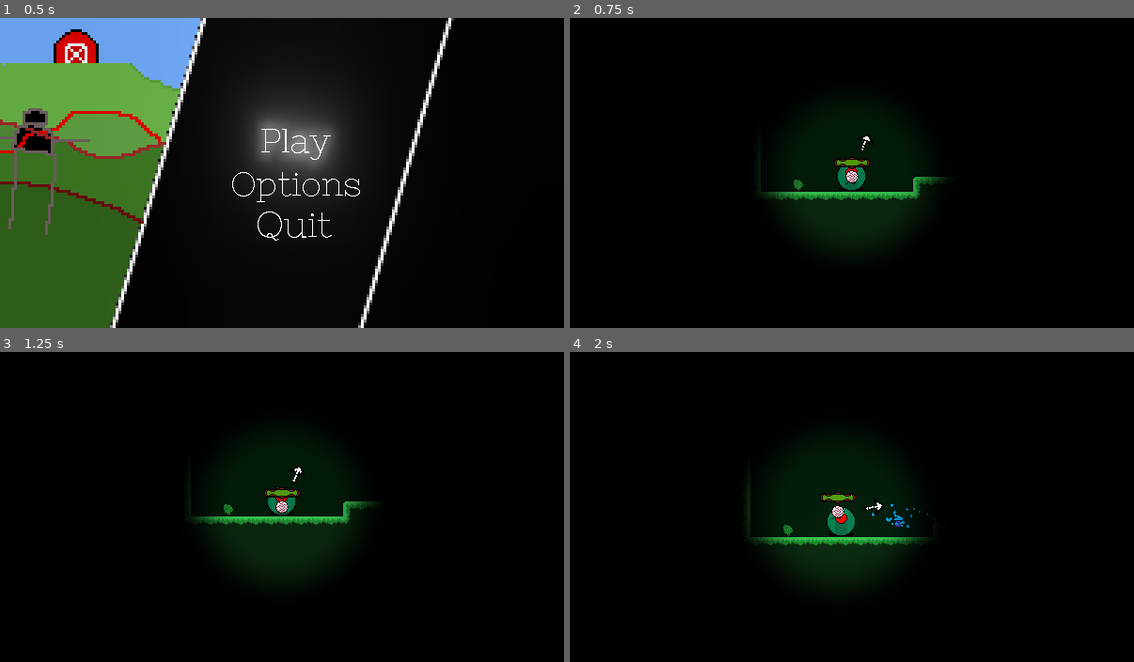
Above: before the commit, frames 1-4 (two rows, left to right).
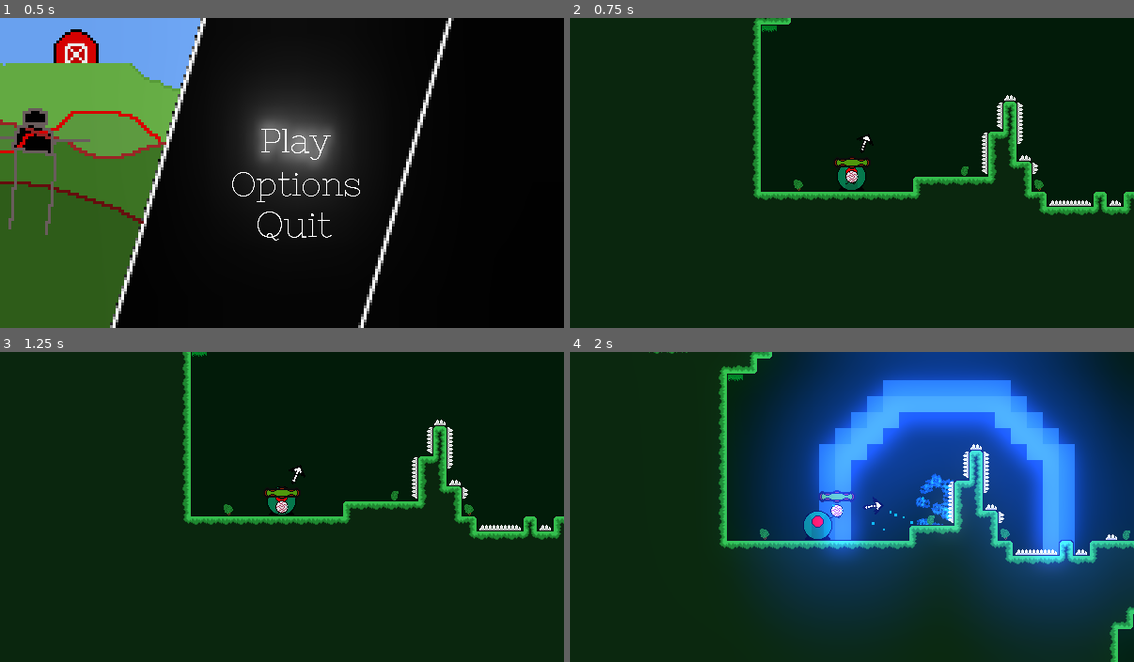
Above: after the commit, the same moments.

Repository: epimetheusgames/EyeSore
Game: Godot game, scene res://MainMenu.tscn
Two runs of this game, one before a commit and one after it. Both use one fixed random seed, a clock stepped at 60 frames per second and the inputs below.
Inputs (mouse positions are in pixels of both pictures, inside the frame that each line leads up to):
- Up to frame 1 (0.5 s): no input
- Up to frame 2 (0.75 s): click (863, 142) at 0.5 s
- Up to frame 3 (1.25 s): no input
- Up to frame 4 (2 s): tap Enter (ui_accept) at 1.25 s; move the mouse to (976, 491) at 1.27 s; hold D (movement_right) from 1.28 s (still down); click (976, 491) at 1.35 s; tap Space (movement_jump) at 1.52, 1.82 s; right-click (976, 491) at 1.55 s

Frame 1 is identical in both runs. In frame 2, 86% of the frame differs, in the area x 0-100%, y 0-100%; in frame 3, 86%; in frame 4, 100%.

Commit message:
added particles to shockwave, it looks waaaaay better now, also tried making the shockwave bullet glow with a shader, but had mixed results, also almost all sfx are now implemented, btw i hid the vignette on level3 for testing, we can reenable it if you want

Diff:
--- a/OGPC_Project_Native_Directory/Levels/Level3.tscn
+++ b/OGPC_Project_Native_Directory/Levels/Level3.tscn
@@ -28,6 +28,9 @@
 
 [node name="Player_Body" parent="Save_Functionality" instance=ExtResource( 3 )]
 
+[node name="Sprite" parent="Save_Functionality/Player_Body/Death_Anim_Transition" index="0"]
+visible = false
+
 [node name="Checkpoint" parent="Save_Functionality" instance=ExtResource( 6 )]
 position = Vector2( -1, 0 )
 
--- a/OGPC_Project_Native_Directory/MainMenu.tscn
+++ b/OGPC_Project_Native_Directory/MainMenu.tscn
@@ -6,6 +6,16 @@
 [ext_resource path="res://Death_SFX_Player.tscn" type="PackedScene" id=4]
 [ext_resource path="res://Grass_Area_Music_Player.tscn" type="PackedScene" id=5]
 [ext_resource path="res://Shooting_SFX_Player.tscn" type="PackedScene" id=6]
+[ext_resource path="res://SFX/Land.wav" type="AudioStream" id=7]
+[ext_resource path="res://SFX/Single_Step.wav" type="AudioStream" id=8]
+[ext_resource path="res://SFX/Jump.wav" type="AudioStream" id=9]
+[ext_resource path="res://SFX/Shoot_Normal.wav" type="AudioStream" id=10]
+[ext_resource path="res://SFX/Shoot_Shockwave.wav" type="AudioStream" id=11]
+[ext_resource path="res://SFX/Next_Level.wav" type="AudioStream" id=12]
+[ext_resource path="res://SFX/Hurt.wav" type="AudioStream" id=13]
+[ext_resource path="res://SFX/Shockwave_Knockback.wav" type="AudioStream" id=14]
+[ext_resource path="res://SFX/Shockwave_Explode.wav" type="AudioStream" id=15]
+[ext_resource path="res://SFX/Tile_Changed.wav" type="AudioStream" id=16]
 
 [sub_resource type="Shader" id=1]
 
@@ -34,10 +44,53 @@
 autoplay = false
 bus = "Music"
 
-[node name="OWIE_Player" parent="." instance=ExtResource( 4 )]
+[node name="Player_Hurt_Player" parent="." instance=ExtResource( 4 )]
+stream = ExtResource( 13 )
+volume_db = 6.0
 bus = "SFX"
 
 [node name="Shooting_SFX_Player" parent="." instance=ExtResource( 6 )]
+stream = ExtResource( 10 )
+volume_db = 8.0
+bus = "SFX"
+
+[node name="Shockwave_Shooting_SFX_Player" parent="." instance=ExtResource( 6 )]
+stream = ExtResource( 11 )
+volume_db = 6.0
+bus = "SFX"
+
+[node name="Jump_SFX_Player" parent="." instance=ExtResource( 6 )]
+stream = ExtResource( 9 )
+bus = "SFX"
+
+[node name="Land_SFX_Player" parent="." instance=ExtResource( 6 )]
+stream = ExtResource( 7 )
+volume_db = 14.0
+bus = "SFX"
+
+[node name="Step_Player" parent="." instance=ExtResource( 6 )]
+stream = ExtResource( 8 )
+volume_db = 4.0
+bus = "SFX"
+
+[node name="Shockwave_Explosion_SFX_Player" parent="." instance=ExtResource( 6 )]
+stream = ExtResource( 15 )
+volume_db = -4.0
+bus = "SFX"
+
+[node name="Shockwave_Boost_SFX_Player" parent="." instance=ExtResource( 6 )]
+stream = ExtResource( 14 )
+volume_db = 5.0
+bus = "SFX"
+
+[node name="Tile_Converted_SFX_Player" parent="." instance=ExtResource( 6 )]
+stream = ExtResource( 16 )
+volume_db = -8.0
+bus = "SFX"
+
+[node name="Next_Level_SFX_Player" parent="." instance=ExtResource( 6 )]
+stream = ExtResource( 12 )
+volume_db = -8.0
 bus = "SFX"
 
 [node name="Node2D" type="Node2D" parent="."]
--- a/OGPC_Project_Native_Directory/Player.gd
+++ b/OGPC_Project_Native_Directory/Player.gd
@@ -10,6 +10,8 @@
 var death_particles
 
 var camera_pos
+
+var land_sfx_cooldown = false
 
 var knockback_direction = 0
 export var shockwave_knockback_strength = Vector2(480, 475)
@@ -95,6 +97,9 @@
 
 	if $Death_Animation_Timer.time_left >= 0:
 		if Input.is_action_just_pressed("movement_jump") and ground_buffer > 0:
+			# play jump SFX
+			get_node("/root/MainMenuRootNode/Jump_SFX_Player").play()
+			# apply upwards velocity to jump
 			velocity.y -= jump_force
 		elif Input.is_action_just_released("movement_jump") and velocity.y < low_jump_deceleration_speed / 5:
 			velocity.y /= low_jump_deceleration_speed
@@ -132,7 +137,7 @@
 		player_health -= 3
 
 	if Input.is_action_just_pressed("self_destruct"):
-		get_node("/root/MainMenuRootNode/OWIE_Player").play()
+		get_node("/root/MainMenuRootNode/Player_Hurt_Player").play()
 
 		position = respawn_position
 
@@ -162,8 +167,14 @@
 		ground_reset_countdown = max_ground_reset_time
 		last_grounded_pos = self.position
 	elif is_on_floor():
+		# this piece of somewhat random code is meant to be run once every time the player touches the ground, and it plays the SFX for landing on the ground
+		if land_sfx_cooldown == false:
+			get_node("/root/MainMenuRootNode/Land_SFX_Player").play()
+			land_sfx_cooldown = true
 		# Count down ground reset countdown
 		ground_reset_countdown -= 1
+	elif not is_on_floor():
+		land_sfx_cooldown = false
 
 	# Just so it doesn't reset right if they touch the ground somewhere dangerous
 	# if the countdown has been at a low number because it didn't reset after they
@@ -214,6 +225,7 @@
 	else:
 		velocity.x = move_toward(velocity.x, x_input * max_speed, turnaround_speed)
 
+
 #move the player's x velocity towards 0 by the friction_strength variable every time it is called
 func Apply_Friction():
 	velocity.x = move_toward(velocity.x, 0, friction_strength)
@@ -233,7 +245,7 @@
 	elif bullet_type == 1:
 		var player_shockwave_bullet = shockwave_bullet_file_path.instance()
 
-		get_node("/root/MainMenuRootNode/Shooting_SFX_Player").play()
+		get_node("/root/MainMenuRootNode/Shockwave_Shooting_SFX_Player").play()
 
 		get_parent().add_child(player_shockwave_bullet)
 
@@ -259,7 +271,7 @@
 		# start the timer for respawn to allow the death animation to play
 		$Death_Animation_Timer.start(1)
 		# play the death sfx and hide the player to replace it with the death particles
-		get_node("/root/MainMenuRootNode/OWIE_Player").play()
+		get_node("/root/MainMenuRootNode/Player_Hurt_Player").play()
 		self.hide()
 		# spawn the player's death particles (just four quadrants of the player that split away from each other when spawned)
 		var death_particles = death_particles_file_path.instance()
--- a/OGPC_Project_Native_Directory/Player.tscn
+++ b/OGPC_Project_Native_Directory/Player.tscn
@@ -6,6 +6,7 @@
 [ext_resource path="res://Player_Death_Anim_Transition_Sprite.png" type="Texture" id=4]
 [ext_resource path="res://OGPC_Game_Project_Gun_Position_Indicator.png" type="Texture" id=5]
 [ext_resource path="res://Pixilart Sprite Sheet.png" type="Texture" id=6]
+[ext_resource path="res://Player_Walking_Particles_Left.tres" type="Material" id=7]
 [ext_resource path="res://OGPC_Project_Player_Health_Bar_Improved_Empty.png" type="Texture" id=8]
 [ext_resource path="res://OGPC_Project_Player_Health_Bar_Improved_Full.png" type="Texture" id=9]
 [ext_resource path="res://OGPC_2022_Player_2_Jumping_Spritesheet.png" type="Texture" id=11]
@@ -327,5 +328,10 @@
 anims/Death_Vignette = SubResource( 106 )
 anims/RESET = SubResource( 107 )
 
+[node name="Walking_Particles_Left" type="Particles2D" parent="."]
+emitting = false
+lifetime = 1.5
+process_material = ExtResource( 7 )
+
 [connection signal="body_entered" from="Area2D" to="." method="_on_Area2D_body_entered"]
 [connection signal="timeout" from="Death_Animation_Timer" to="." method="_on_Death_Animation_Timer_timeout"]
--- a/OGPC_Project_Native_Directory/Player_Bullet_Shockwave.gd
+++ b/OGPC_Project_Native_Directory/Player_Bullet_Shockwave.gd
@@ -1,8 +1,9 @@
 extends Area2D
 
-var grow = 0.01
-var grow_amount = 2
-var speedup_timer = 11
+var grow = 0.001
+var grow_amount = 1
+var speedup_timer = 18
+var player_use_timer = 20
 var despawn_timer = 30
 
 var used = false
@@ -13,8 +14,11 @@
 var player_shockwave_bullet_node_self = self
 
 
+func _ready():
+	$Explosion_Particles.emitting = true
+
 func _physics_process(delta):
-	if body_collided_with == "Player_Body" or speedup_timer <= 0:
+	if body_collided_with == "Player_Body" or player_use_timer <= 0:
 		used = true
 	else:
 		used = false
@@ -23,6 +27,7 @@
 		self.scale = Vector2(grow, grow)
 		grow += grow_amount
 		speedup_timer -= 1
+		player_use_timer -= 1
 	elif used == true:
 		player_hit = true
 		grow_amount = 6.5
@@ -41,4 +46,6 @@
 	if used == false:
 		body_collided_with = body.name
 		if body_collided_with == "Player_Body":
+			# play shockwave boost SFX
+			get_node("/root/MainMenuRootNode/Shockwave_Boost_SFX_Player").play()
 			get_parent().get_node("Player_Body").Shockwave_Hit_Player(player_shockwave_bullet_node_self)
--- a/OGPC_Project_Native_Directory/Player_Bullet_Shockwave.tscn
+++ b/OGPC_Project_Native_Directory/Player_Bullet_Shockwave.tscn
@@ -1,7 +1,9 @@
-[gd_scene load_steps=5 format=2]
+[gd_scene load_steps=8 format=2]
 
 [ext_resource path="res://OGPC_Project_Shockwave.png" type="Texture" id=1]
 [ext_resource path="res://Player_Bullet_Shockwave.gd" type="Script" id=2]
+[ext_resource path="res://Shockwave_Explosion_Particles.tres" type="Material" id=3]
+[ext_resource path="res://OGPC_Shockwave_Explosion_Particle.png" type="Texture" id=4]
 
 [sub_resource type="CircleShape2D" id=1]
 radius = 8.0
@@ -15,6 +17,9 @@
 glow_bicubic_upscale = true
 glow_high_quality = true
 adjustment_enabled = true
+
+[sub_resource type="CanvasItemMaterial" id=3]
+blend_mode = 1
 
 [node name="Player_Bullet_Shockwave" type="Area2D"]
 light_mask = 3
@@ -31,4 +36,15 @@
 [node name="WorldEnvironment" type="WorldEnvironment" parent="."]
 environment = SubResource( 2 )
 
+[node name="Explosion_Particles" type="Particles2D" parent="."]
+material = SubResource( 3 )
+emitting = false
+amount = 80
+lifetime = 0.8
+one_shot = true
+speed_scale = 2.0
+explosiveness = 0.94
+process_material = ExtResource( 3 )
+texture = ExtResource( 4 )
+
 [connection signal="body_entered" from="." to="." method="_on_Player_Bullet_Shockwave_body_entered"]
--- a/OGPC_Project_Native_Directory/Player_Shockwave_Bullet.gd
+++ b/OGPC_Project_Native_Directory/Player_Shockwave_Bullet.gd
@@ -19,6 +19,9 @@
 	var bullet_collision_info = move_and_collide(velocity)
 
 	if bullet_collision_info != null:
+		# play the SFX for the shockwave explosion
+		get_node("/root/MainMenuRootNode/Shockwave_Explosion_SFX_Player").play()
+		# spawn the shockwave
 		Spawn_Shockwave()
 		self_position = Vector2(self.position.x, self.position.y)
 		self.queue_free()
--- a/OGPC_Project_Native_Directory/Player_Shockwave_Bullet.tscn
+++ b/OGPC_Project_Native_Directory/Player_Shockwave_Bullet.tscn
@@ -1,10 +1,37 @@
-[gd_scene load_steps=4 format=2]
+[gd_scene load_steps=7 format=2]
 
 [ext_resource path="res://OGPC_Project_Player_Bullet_Shockwave.png" type="Texture" id=1]
 [ext_resource path="res://Player_Shockwave_Bullet.gd" type="Script" id=2]
 
 [sub_resource type="CircleShape2D" id=1]
 radius = 4.0
+
+[sub_resource type="Shader" id=2]
+code = "shader_type canvas_item;
+uniform sampler2D emission_texture;
+uniform vec4 glow_color : hint_color = vec4(1.0);
+
+void fragment() {
+	vec4 current_color = texture(TEXTURE, UV);
+	vec4 emission_color = texture(emission_texture, UV);
+
+	if(emission_color.r > 0f) {
+		COLOR = (emission_color + glow_color)
+	}
+	else {
+		COLOR = current_color;
+	}
+}"
+
+[sub_resource type="ShaderMaterial" id=3]
+shader = SubResource( 2 )
+shader_param/glow_color = Color( 0.0431373, 0.0627451, 0.203922, 1 )
+shader_param/emission_texture = ExtResource( 1 )
+
+[sub_resource type="Environment" id=4]
+background_mode = 4
+glow_enabled = true
+glow_strength = 0.59
 
 [node name="Player_Shockwave_Bullet" type="KinematicBody2D"]
 show_behind_parent = true
@@ -15,4 +42,10 @@
 shape = SubResource( 1 )
 
 [node name="Sprite" type="Sprite" parent="."]
+material = SubResource( 3 )
+position = Vector2( 2.98023e-08, 0 )
+scale = Vector2( 2, 2 )
 texture = ExtResource( 1 )
+
+[node name="WorldEnvironment" type="WorldEnvironment" parent="."]
+environment = SubResource( 4 )
--- /dev/null
+++ b/OGPC_Project_Native_Directory/Player_Walking_Particles_Left.tres
@@ -0,0 +1,19 @@
+[gd_resource type="ParticlesMaterial" load_steps=3 format=2]
+
+[sub_resource type="Gradient" id=1]
+colors = PoolColorArray( 1, 1, 1, 1, 1, 1, 1, 0 )
+
+[sub_resource type="GradientTexture" id=2]
+gradient = SubResource( 1 )
+
+[resource]
+flag_disable_z = true
+direction = Vector3( 10, -2, 0 )
+spread = 13.24
+gravity = Vector3( 0, 0, 0 )
+initial_velocity = 5.0
+orbit_velocity = 0.0
+orbit_velocity_random = 0.0
+color_ramp = SubResource( 2 )
+hue_variation = 0.01
+hue_variation_random = 1.0
--- /dev/null
+++ b/OGPC_Project_Native_Directory/Shockwave_Explosion_Gradient.tres
@@ -0,0 +1,7 @@
+[gd_resource type="GradientTexture" load_steps=2 format=2]
+
+[sub_resource type="Gradient" id=1]
+colors = PoolColorArray( 0.631373, 0.741176, 0.921569, 1, 0, 0.564706, 1, 0 )
+
+[resource]
+gradient = SubResource( 1 )
--- /dev/null
+++ b/OGPC_Project_Native_Directory/Shockwave_Explosion_Particles.tres
@@ -0,0 +1,36 @@
+[gd_resource type="ParticlesMaterial" load_steps=6 format=2]
+
+[ext_resource path="res://Shockwave_Explosion_Gradient.tres" type="Texture" id=1]
+
+[sub_resource type="Curve" id=1]
+max_value = 100.0
+_data = [ Vector2( 0, 1 ), 0.0, 0.0, 0, 0, Vector2( 0.993243, 46.3636 ), 0.0, 0.0, 0, 0 ]
+
+[sub_resource type="CurveTexture" id=2]
+curve = SubResource( 1 )
+
+[sub_resource type="Curve" id=3]
+max_value = 2.0
+_data = [ Vector2( 0.00675675, 0.640909 ), 0.0, 0.0, 0, 0, Vector2( 1, 0.0409091 ), 0.0, 0.0, 0, 0 ]
+
+[sub_resource type="CurveTexture" id=4]
+curve = SubResource( 3 )
+
+[resource]
+trail_divisor = 2
+emission_shape = 1
+emission_sphere_radius = 1.0
+flag_disable_z = true
+spread = 180.0
+gravity = Vector3( 0, 0, 0 )
+initial_velocity = 15.0
+angular_velocity = 50.0
+orbit_velocity = 0.0
+orbit_velocity_random = 0.0
+damping = 120.0
+damping_random = 0.18
+damping_curve = SubResource( 2 )
+scale_curve = SubResource( 4 )
+color_ramp = ExtResource( 1 )
+hue_variation = 0.01
+hue_variation_random = 0.2
--- a/OGPC_Project_Native_Directory/TileChangeLiquidSpawnerScript.gd
+++ b/OGPC_Project_Native_Directory/TileChangeLiquidSpawnerScript.gd
@@ -5,7 +5,7 @@
 # confused like I do everyday.
 
 # Ammount of particles that it spawns
-export var amm_particles = 50
+export var amm_particles = 10
 # How many particles spawn every frame (60 frames per second)
 export var particle_spawn_per_frame = 1
 # The radius of the particle (For big water if that's needed.)
--- a/OGPC_Project_Native_Directory/WaterParticleScript.gd
+++ b/OGPC_Project_Native_Directory/WaterParticleScript.gd
@@ -27,6 +27,8 @@
 		var mask = tile_map.get_collision_mask()
 
 		if mask > 0:
+			get_node("/root/MainMenuRootNode/Tile_Converted_SFX_Player").play()
+
 			tile_pos = tile_map.world_to_map(self.position)
 			tile_map.set_cell(tile_pos.x, tile_pos.y, -1)
 			tile_map.update_bitmask_area(tile_pos)
Not shown, added: OGPC_Project_Native_Directory/Hurt.wav.import
Not shown: 1 places in OGPC_Project_Native_Directory/MainMenu.tscn that only renumber resources
Binary file added: OGPC_Project_Native_Directory/OGPC_Player_Bullet_Shockwave_Shader_Outline.aseprite
Binary file added: OGPC_Project_Native_Directory/OGPC_Player_Bullet_Shockwave_Shader_Outline.png
Not shown, added: OGPC_Project_Native_Directory/OGPC_Player_Bullet_Shockwave_Shader_Outline.png.import
Binary file added: OGPC_Project_Native_Directory/OGPC_Shockwave_Explosion_Particle.aseprite
Binary file added: OGPC_Project_Native_Directory/OGPC_Shockwave_Explosion_Particle.png
Not shown, added: OGPC_Project_Native_Directory/OGPC_Shockwave_Explosion_Particle.png.import
Not shown: 1 places in OGPC_Project_Native_Directory/Player.tscn that only renumber resources
Not shown, added: OGPC_Project_Native_Directory/Hurt.wav
